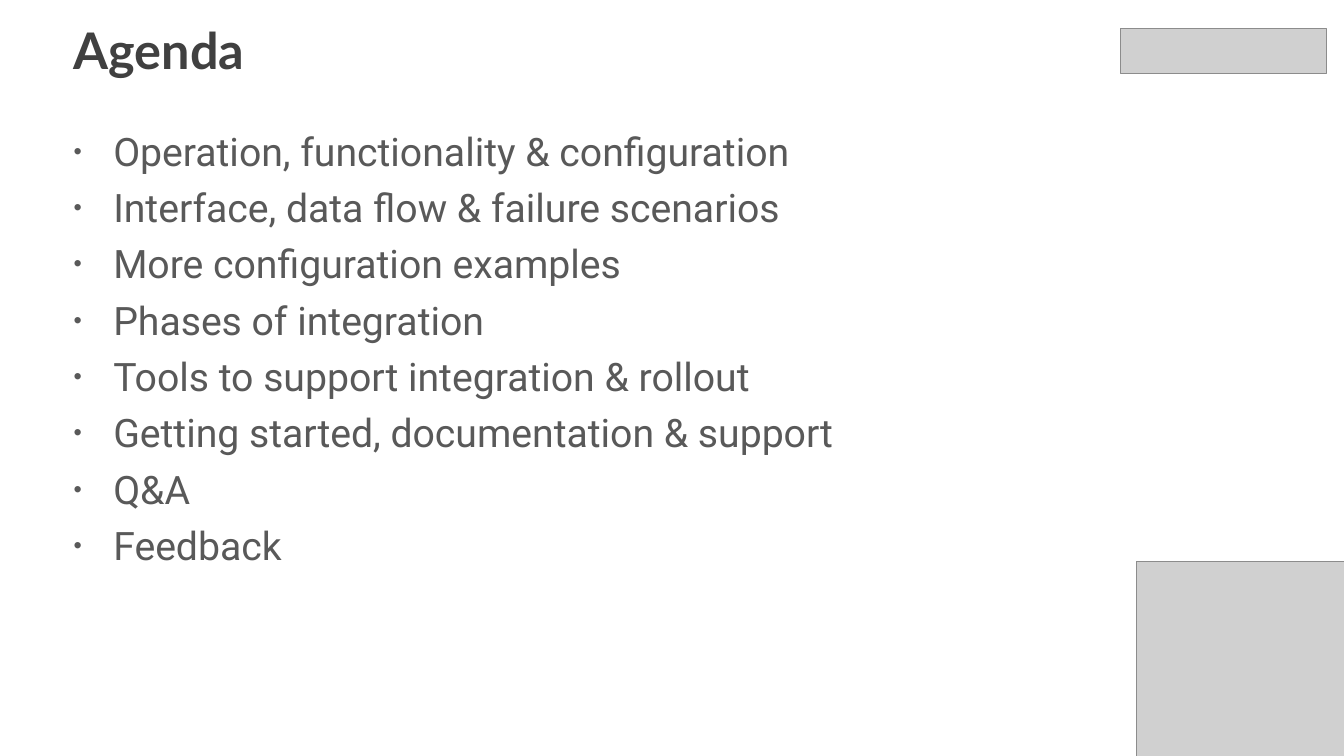
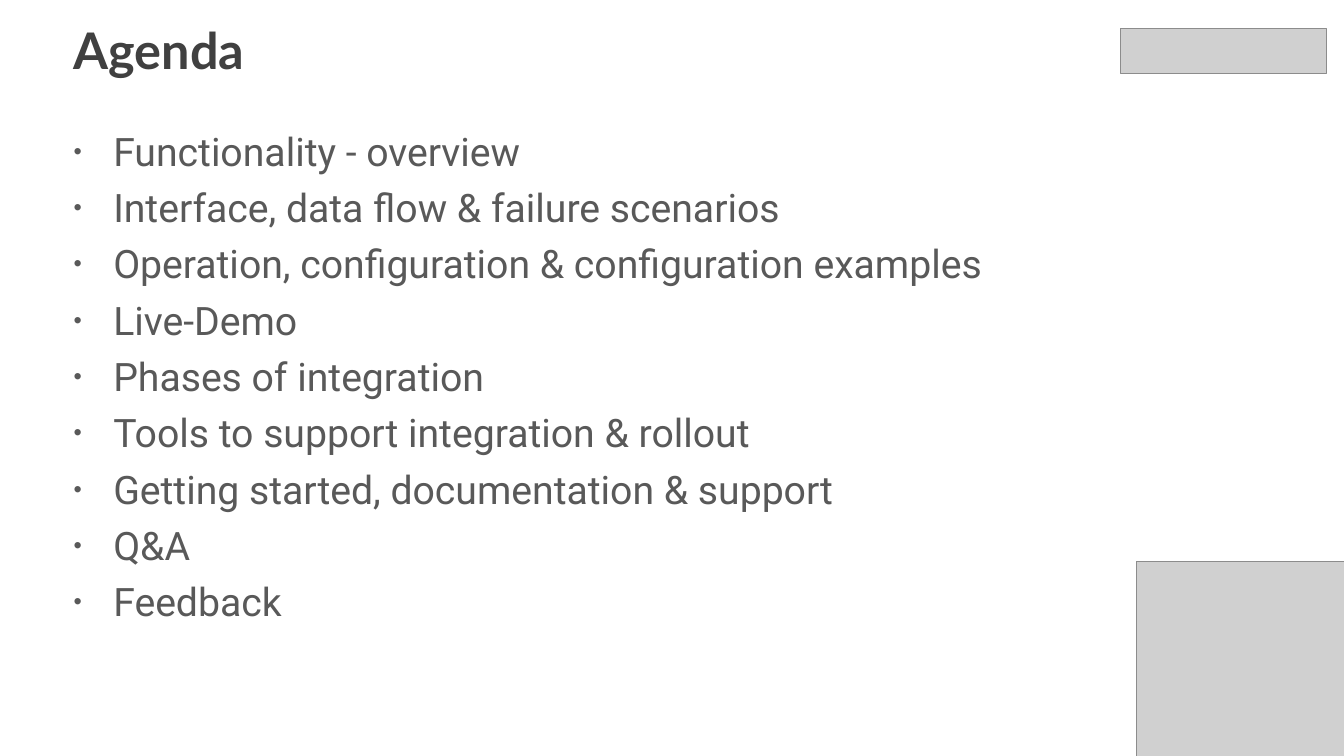
Before and after one commit to fiskaltrust/getting-started, a slide deck: slide 2 of poscreators/presentations/technical-onboarding-creator-en.pptx. Drawn at 1344x756 pixels with LibreOffice and Linux fonts; fonts in the diff are those of the drawing; grey boxes stand for pictures. Boxes give left, top, right and bottom in pixels: in the first picture for what was removed or moved away, otherwise in the second. Text is boxed around its words. In the diff, an @@ line names an element or a change of style, - is before the commit and + after.

```diff
--- a/poscreators/presentations/technical-onboarding-creator-en.pptx
+++ b/poscreators/presentations/technical-onboarding-creator-en.pptx
@@ text at (113,136,520,175): text changed @@
-• Operation, functionality & configuration
+• Functionality - overview
@@ text at (113,248,982,336): text changed @@
-• More configuration examples
+• Operation, configuration & configuration examples
+• Live-Demo
```
Also in this commit, not shown: 12 other slides changed, 2 slides added, 2 slides removed, 22 other files.
